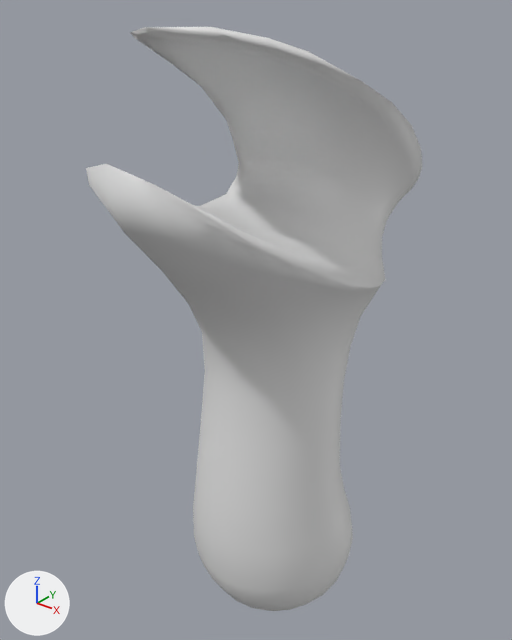
The FBX model VR-Experiment/Assets/VR-Experiment/Products/Models/Orion/LowPoly/toy3_LP.fbx: old version first, new version second.
The view is the same before and after, from a camera (50 mm lens) standing at (0.31, -0.408, 0.305) and looking at (-0.013, -0.003, 0.054). The axes (+X, +Y, +Z) are drawn at lower left. The lights are the same throughout. Where no turn or scale is listed for an object, it has been applied to the vertices.

Names of what the first picture shows: '552518 v1 low'.
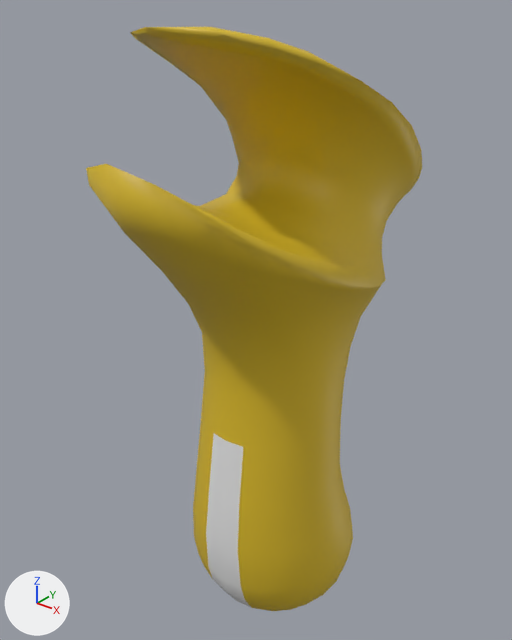
Boxes [x1, y1, x2, y2] around the edits, measured in the pictures (512 x 640 px):
part 1 of me_circle_002, recoloured (white to yellow): [86, 27, 422, 611] in both

Patch to the scene script:
```diff
--- a/VR-Experiment/Assets/VR-Experiment/Products/Models/Orion/LowPoly/toy3_LP.fbx.py
+++ b/VR-Experiment/Assets/VR-Experiment/Products/Models/Orion/LowPoly/toy3_LP.fbx.py
@@ mat_senf_007 @@
+mat_senf_007 = principled_material('senf.007')
+mat_senf_007.base_color = (0.714, 0.496, 0.0186)  # yellow #dcbb25
@@ mat_gold_007 @@
+mat_gold_007 = principled_material('gold.007')
+mat_gold_007.base_color = (0.8, 0.8, 0.8)  # white #e7e7e7
+mat_gold_007.roughness = 0.4
@@ me_circle_002 @@
 me_circle_002.from_pydata(...)  # 646 vertices, 656 faces; spans x -0.087..0.086, y -0.152..0.126, z -0.238..0.28
 # used by ob_552518_v1_low; location = (0.0, 0.0, 0.0)
+# me_circle_002 part 1: 500 of the faces centred in x -0.083..0.082, y -0.135..0.121, z -0.213..0.276 switch from no material to mat_senf_007 (yellow #dcbb25)
+me_circle_002.materials.append(mat_gold_007)  # white #e7e7e7
```
